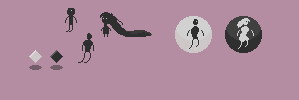
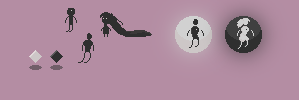
Before/after of a (299, 100) layered artwork. What changed in the layer stack:
painted on "hed" (1st of 2, in "Woman") over (237, 18, 250, 28)
painted on "body" (1st of 2, in "Woman") over (239, 26, 249, 42)
added layer "Слой 20" in group "Woman" over (237, 41, 247, 49)
added layer "Слой 18" in group "Woman" over (195, 0, 283, 74)
painted on "hed" (2nd of 2, in "Man") over (193, 21, 197, 30)
painted on "body" (2nd of 2, in "Man") over (189, 26, 199, 49)
hid "Слой 13", painted on it over (188, 40, 200, 50)
added layer "Слой 19" in group "Man" over (159, 0, 243, 74)
